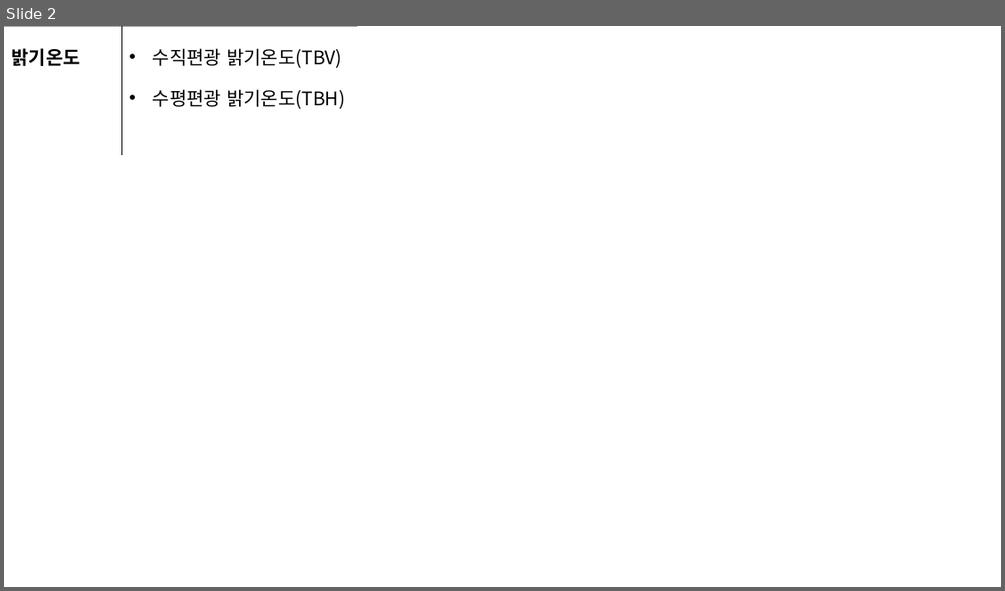
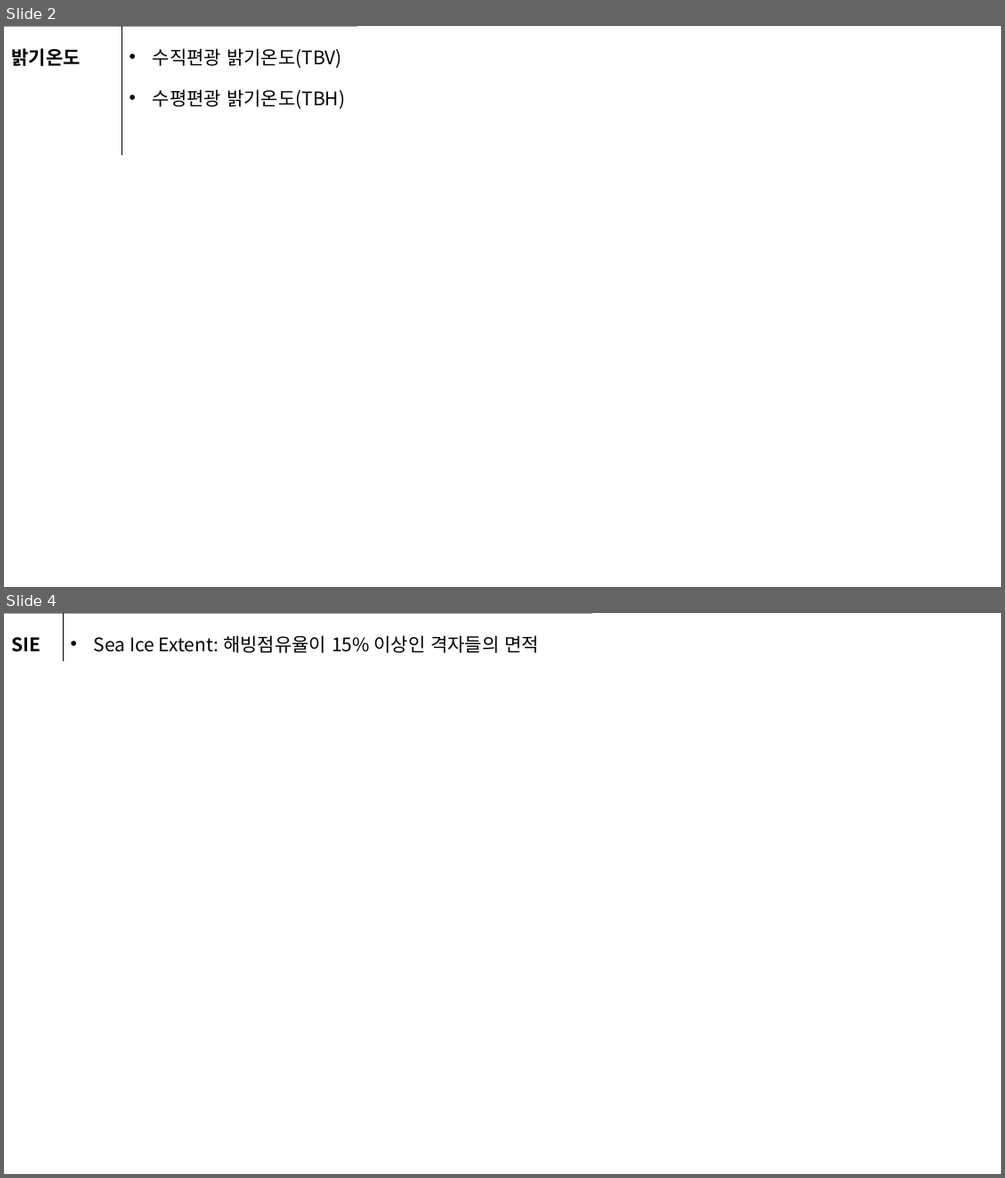
Before and after one commit to Kwan-Gu/python_lecture, a slide deck: 파이썬활용 워크샵(2020.08.26)/위성관측해빙/IMG/table.pptx. Shown one above the other, each under a label of ours: slide 2 before the commit, slides 2 and 4 after it; the slides between them are not shown. The pictures are 1005x591 and 1005x1178 pixels, drawn with LibreOffice and Linux fonts; fonts in the diff are those of the drawing. Boxes give left, top, right and bottom in pixels: in the first picture for what was removed or moved away, otherwise in the second. Text is boxed around its words. In the diff, an @@ line names an element or a change of style, - is before the commit and + after.

Commit message:
Update 위성관측해빙

```diff
--- a/파이썬활용 워크샵(2020.08.26)/위성관측해빙/IMG/table.pptx
+++ b/파이썬활용 워크샵(2020.08.26)/위성관측해빙/IMG/table.pptx
@@ slide 4 added at box(4, 613, 1001, 1174), background #FFFFFF @@
@@ table added at box(4, 613, 593, 657), 1 rows, 2 columns @@
+SIE | Sea Ice Extent: 해빙점유율이 15% 이상인 격자들의 면적
```
Also in this commit, not shown: 1 slide changed, 2 other slides added, 20 other files.
